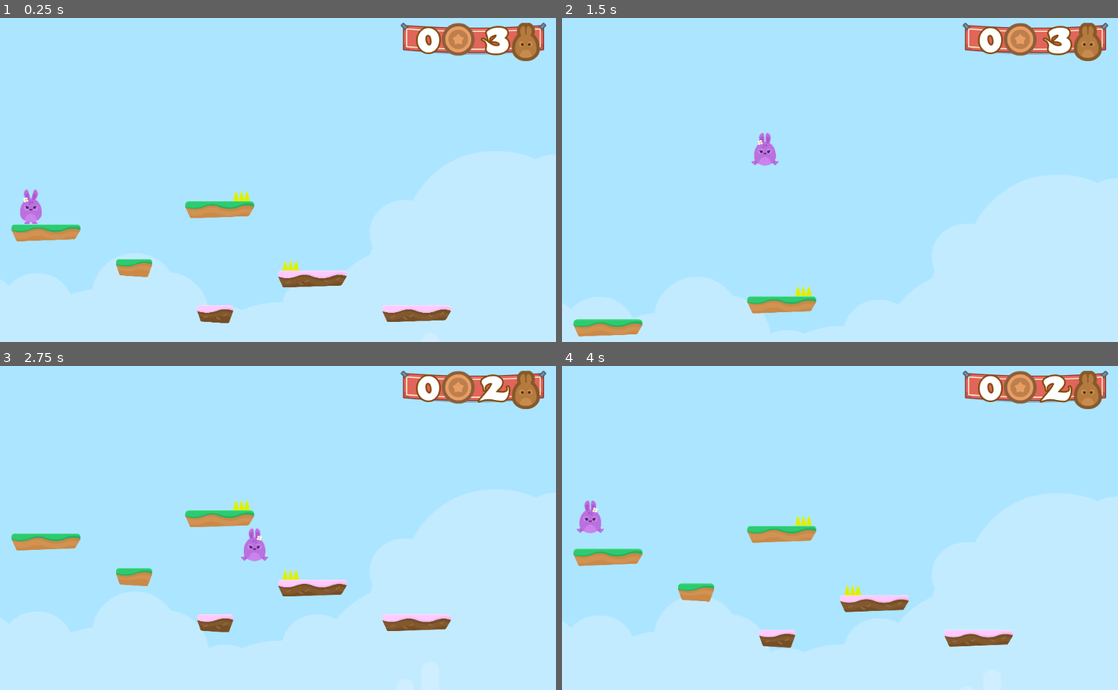
Above: before the commit, frames 1-4 (two rows, left to right).
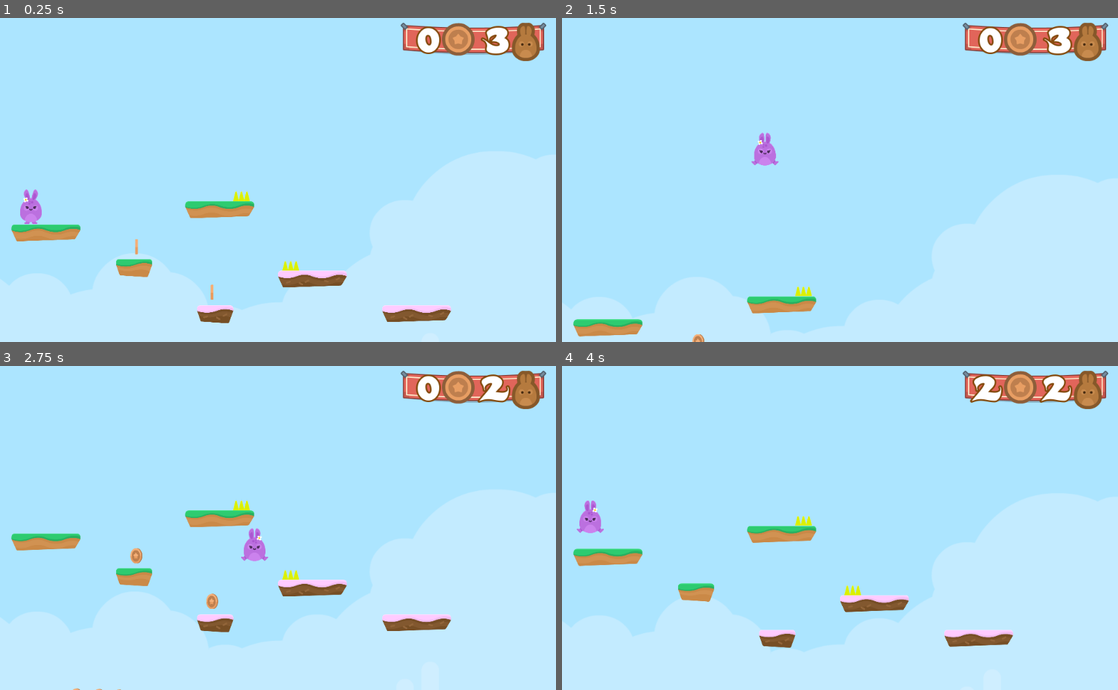
Above: after the commit, the same moments.

Repository: tyrone-serdan/godot-platformer
Game: Godot game, scene res://Scenes/Levels/testLevel.tscn
The game is run twice, just before and just after one commit, with the same random seed, the same clock (stepped at 60 frames per second) and the same inputs.
Inputs:
- Up to frame 1 (0.25 s): no input
- Up to frame 2 (1.5 s): hold D (move_right) from 0.53 s (still down); tap Space (jump) at 0.6, 0.77, 1.07, 1.35 s
- Up to frame 3 (2.75 s): tap Space (jump) at 1.52, 1.82, 2.1 s; release D (move_right) at 2.03 s; hold A (move_left) from 2.03 s (still down)
- Up to frame 4 (4 s): keep holding A (move_left); tap Space (jump) at 2.85, 3.02, 3.32, 3.6, 3.77 s

The runs differ from the first frame. In frame 1, less than 0.1% of the frame differs, in the area x 24-39%, y 68-87%; in frame 2, less than 0.1%; in frame 3, 0.2%; in frame 4, 0.3%, in the area x 73-80%, y 2-12%.

Commit message:
cool little coin thingy added

Diff:
--- /dev/null
+++ b/Scenes/Items/Coin/Coin.gd
@@ -0,0 +1,10 @@
+extends Node2D
+
+
+signal play
+signal animate
+
+func playerEnter(_body:Node):
+	get_tree().call_group("player", "coinCollect")
+	emit_signal("play")
+	emit_signal("animate")
--- /dev/null
+++ b/Scenes/Items/Coin/Coin.tscn
@@ -0,0 +1,95 @@
+[gd_scene load_steps=13 format=2]
+
+[ext_resource path="res://GFX/Items/bronze_1.png" type="Texture" id=1]
+[ext_resource path="res://GFX/Items/bronze_2.png" type="Texture" id=2]
+[ext_resource path="res://SFX/coin_SFX.wav" type="AudioStream" id=3]
+[ext_resource path="res://GFX/Items/bronze_4.png" type="Texture" id=4]
+[ext_resource path="res://GFX/Items/bronze_3.png" type="Texture" id=5]
+[ext_resource path="res://Scenes/Items/Coin/Coin.gd" type="Script" id=6]
+[ext_resource path="res://Scenes/Items/Coin/CoinSound.gd" type="Script" id=7]
+[ext_resource path="res://Scenes/Items/Coin/CoinAnimation.gd" type="Script" id=8]
+
+[sub_resource type="SpriteFrames" id=1]
+animations = [ {
+"frames": [ ExtResource( 1 ), ExtResource( 2 ), ExtResource( 5 ), ExtResource( 4 ), ExtResource( 5 ), ExtResource( 2 ) ],
+"loop": true,
+"name": "spin",
+"speed": 8.0
+} ]
+
+[sub_resource type="CircleShape2D" id=2]
+radius = 43.1589
+
+[sub_resource type="Animation" id=4]
+length = 0.001
+tracks/0/type = "value"
+tracks/0/path = NodePath(".:scale")
+tracks/0/interp = 1
+tracks/0/loop_wrap = true
+tracks/0/imported = false
+tracks/0/enabled = true
+tracks/0/keys = {
+"times": PoolRealArray( 0 ),
+"transitions": PoolRealArray( 1 ),
+"update": 0,
+"values": [ Vector2( 1, 1 ) ]
+}
+
+[sub_resource type="Animation" id=3]
+resource_name = "die"
+length = 0.4
+tracks/0/type = "value"
+tracks/0/path = NodePath(".:scale")
+tracks/0/interp = 1
+tracks/0/loop_wrap = true
+tracks/0/imported = false
+tracks/0/enabled = true
+tracks/0/keys = {
+"times": PoolRealArray( 0, 0.1, 0.3 ),
+"transitions": PoolRealArray( 1, 1, 1 ),
+"update": 0,
+"values": [ Vector2( 1, 1 ), Vector2( 1.2, 1.2 ), Vector2( 0.01, 0.01 ) ]
+}
+tracks/1/type = "method"
+tracks/1/path = NodePath(".")
+tracks/1/interp = 1
+tracks/1/loop_wrap = true
+tracks/1/imported = false
+tracks/1/enabled = true
+tracks/1/keys = {
+"times": PoolRealArray( 0.4 ),
+"transitions": PoolRealArray( 1 ),
+"values": [ {
+"args": [  ],
+"method": "queue_free"
+} ]
+}
+
+[node name="Coin" type="Node2D"]
+script = ExtResource( 6 )
+
+[node name="AnimatedSprite" type="AnimatedSprite" parent="."]
+frames = SubResource( 1 )
+animation = "spin"
+frame = 2
+playing = true
+
+[node name="Area2D" type="Area2D" parent="."]
+collision_layer = 8
+
+[node name="CollisionShape2D" type="CollisionShape2D" parent="Area2D"]
+shape = SubResource( 2 )
+
+[node name="AudioStreamPlayer2D" type="AudioStreamPlayer2D" parent="."]
+stream = ExtResource( 3 )
+volume_db = -8.0
+script = ExtResource( 7 )
+
+[node name="AnimationPlayer" type="AnimationPlayer" parent="."]
+anims/RESET = SubResource( 4 )
+anims/die = SubResource( 3 )
+script = ExtResource( 8 )
+
+[connection signal="animate" from="." to="AnimationPlayer" method="animate"]
+[connection signal="play" from="." to="AudioStreamPlayer2D" method="playSound"]
+[connection signal="body_entered" from="Area2D" to="." method="playerEnter"]
--- /dev/null
+++ b/Scenes/Items/Coin/CoinAnimation.gd
@@ -0,0 +1,5 @@
+extends AnimationPlayer
+
+
+func animate():
+	play("die")
--- /dev/null
+++ b/Scenes/Items/Coin/CoinSound.gd
@@ -0,0 +1,5 @@
+extends AudioStreamPlayer2D
+
+
+func playSound():
+	play()
--- a/Scenes/Levels/testLevel.tscn
+++ b/Scenes/Levels/testLevel.tscn
@@ -6,6 +6,7 @@
 [ext_resource path="res://Scenes/Misc/LevelAudio/LevelAudio.tscn" type="PackedScene" id=4]
 [ext_resource path="res://Scenes/Items/JumpPad/JumpPad.tscn" type="PackedScene" id=5]
 [ext_resource path="res://Scenes/Levels/GameState.gd" type="Script" id=6]
+[ext_resource path="res://Scenes/Items/Coin/Coin.tscn" type="PackedScene" id=7]
 
 [node name="Level1" type="Node2D"]
 script = ExtResource( 6 )
@@ -35,5 +36,38 @@
 [node name="JumpPad" parent="." instance=ExtResource( 5 )]
 position = Vector2( 2741.49, 1058.65 )
 
+[node name="Coins" type="Node" parent="."]
+
+[node name="Coin" parent="Coins" instance=ExtResource( 7 )]
+position = Vector2( 1172.47, 504.668 )
+
+[node name="Coin2" parent="Coins" instance=ExtResource( 7 )]
+position = Vector2( 753.752, 251.653 )
+
+[node name="Coin3" parent="Coins" instance=ExtResource( 7 )]
+position = Vector2( 422.826, 1029.47 )
+
+[node name="Coin4" parent="Coins" instance=ExtResource( 7 )]
+position = Vector2( 547.277, 1032.3 )
+
+[node name="Coin5" parent="Coins" instance=ExtResource( 7 )]
+position = Vector2( 657.585, 1035.13 )
+
+[node name="Coin6" parent="Coins" instance=ExtResource( 7 )]
+position = Vector2( 773.551, 1037.96 )
+
+[node name="Coin7" parent="Coins" instance=ExtResource( 7 )]
+position = Vector2( 889.516, 1037.96 )
+
+[node name="Coin8" parent="Coins" instance=ExtResource( 7 )]
+position = Vector2( 1005.48, 1040.78 )
+
 [connection signal="playSound" from="Player" to="Player/AudioStreamPlayer" method="playSound"]
-[connection signal="animate" from="JumpPad" to="JumpPad/AnimationPlayer" method="animate"]
+[connection signal="animate" from="Coins/Coin" to="Coins/Coin/AnimationPlayer" method="animate"]
+[connection signal="animate" from="Coins/Coin2" to="Coins/Coin2/AnimationPlayer" method="animate"]
+[connection signal="animate" from="Coins/Coin3" to="Coins/Coin3/AnimationPlayer" method="animate"]
+[connection signal="animate" from="Coins/Coin4" to="Coins/Coin4/AnimationPlayer" method="animate"]
+[connection signal="animate" from="Coins/Coin5" to="Coins/Coin5/AnimationPlayer" method="animate"]
+[connection signal="animate" from="Coins/Coin6" to="Coins/Coin6/AnimationPlayer" method="animate"]
+[connection signal="animate" from="Coins/Coin7" to="Coins/Coin7/AnimationPlayer" method="animate"]
+[connection signal="animate" from="Coins/Coin8" to="Coins/Coin8/AnimationPlayer" method="animate"]
--- a/Scenes/Misc/GUI/GUI.gd
+++ b/Scenes/Misc/GUI/GUI.gd
@@ -8,5 +8,5 @@
 
 func _process(_delta):
 	pHealth = player.get("HEALTH")
-	pCoins = 0
+	pCoins = player.get("coinsCollected")
 	emit_signal("updateText", pHealth, pCoins)
--- a/Scenes/Misc/LevelAudio/LevelAudio.gd
+++ b/Scenes/Misc/LevelAudio/LevelAudio.gd
@@ -15,4 +15,4 @@
 	stream = musicOptions[num]
 	autoplay = true
 	volume_db = -13
-	# play()
+	play()
--- a/Scenes/Player/Player.gd
+++ b/Scenes/Player/Player.gd
@@ -12,8 +12,9 @@
 var BOOST = 2500
 
 var easyModeVals = [15, 700]
+var recentlyHurt = false
 var amountJumped = 0
-var recentlyHurt = false
+var coinsCollected = 0
 
 signal animate
 signal playSound
@@ -64,7 +65,8 @@
 func boost():
 	playerVec.y -= BOOST
 
-
+func coinCollect():
+	coinsCollected += 1
 
 func animate():
 	emit_signal("animate", playerVec, is_on_floor())
--- a/Scenes/Player/Player.tscn
+++ b/Scenes/Player/Player.tscn
@@ -13,7 +13,7 @@
 radius = 60.3647
 height = 84.6691
 
-[node name="Player" type="KinematicBody2D"]
+[node name="Player" type="KinematicBody2D" groups=["player"]]
 position = Vector2( 478.192, 1169.66 )
 collision_mask = 14
 script = ExtResource( 2 )
Not shown: 1 places in Scenes/Levels/testLevel.tscn that only renumber resources
